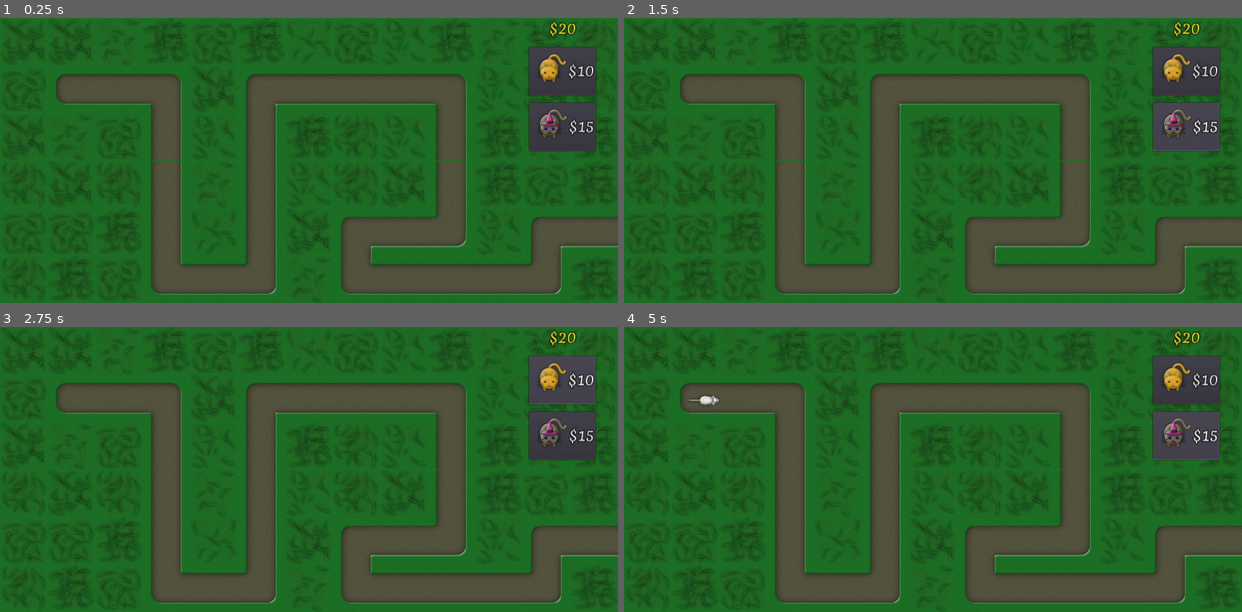
Above: before the commit, frames 1-4 (two rows, left to right).
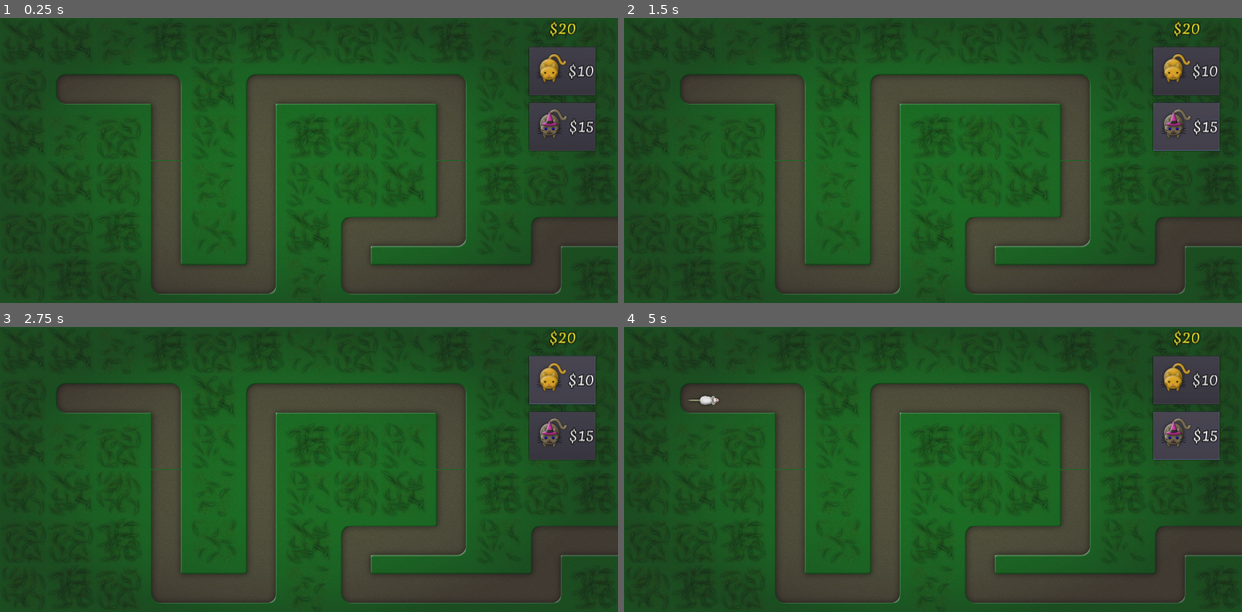
Above: after the commit, the same moments.

Repository: vibrunazo/godot-cats
Game: Godot game, scene res://scenes/Map.tscn
The game is run twice, just before and just after one commit, with the same random seed, the same clock (stepped at 60 frames per second) and the same inputs.
Inputs:
- Up to frame 1 (0.25 s): no input
- Up to frame 2 (1.5 s): click "$10" at 0.5 s; click "$15" at 1.25 s
- Up to frame 3 (2.75 s): click "$10" at 2 s
- Up to frame 4 (5 s): click "$15" at 2.75 s; click "$10" at 3.5 s; click "$15" at 4.25 s

The runs differ from the first frame. In frame 1, 25% of the frame differs, in the area x 0-100%, y 0-100%; in frame 2, 25%; in frame 3, 25%; in frame 4, 25%.

Commit message:
background radial overlay

Diff:
--- a/scenes/Map.tscn
+++ b/scenes/Map.tscn
@@ -1,10 +1,11 @@
-[gd_scene load_steps=9 format=2]
+[gd_scene load_steps=10 format=2]
 
 [ext_resource path="res://assets/terrain.png" type="Texture" id=1]
 [ext_resource path="res://resources/cats_theme.tres" type="Theme" id=2]
 [ext_resource path="res://scenes/Map.gd" type="Script" id=3]
 [ext_resource path="res://assets/cat01.png" type="Texture" id=4]
 [ext_resource path="res://assets/cat02.png" type="Texture" id=5]
+[ext_resource path="res://assets/bg-radial.png" type="Texture" id=7]
 
 [sub_resource type="TileSet" id=1]
 0/name = "grass"
@@ -76,6 +77,23 @@
 format = 1
 tile_data = PoolIntArray( 65537, 0, 131072, 65538, 0, 0, 65539, 0, 2, 65541, 0, 1, 65542, 0, 0, 65543, 0, 0, 65544, 0,  …(395 unchanged characters)…
 
+[node name="CanvasLayer" type="CanvasLayer" parent="."]
+layer = 0
+
+[node name="bg-radial" type="Sprite" parent="."]
+
+[node name="TextureRect" type="TextureRect" parent="bg-radial"]
+modulate = Color( 0.1, 0.02, 0.1, 0.313726 )
+anchor_right = 1.0
+anchor_bottom = 1.0
+margin_right = 1799.0
+margin_bottom = 999.0
+rect_min_size = Vector2( 2000, 1200 )
+mouse_filter = 2
+texture = ExtResource( 7 )
+expand = true
+stretch_mode = 2
+
 [node name="Path2D" type="Path2D" parent="."]
 position = Vector2( 128, 64 )
 curve = SubResource( 3 )
@@ -85,6 +103,7 @@
 autostart = true
 
 [node name="Cats" type="Node2D" parent="."]
+z_index = 10
 
 [node name="UI" type="CanvasLayer" parent="."]
 
Binary file added: assets/bg-radial.png
Not shown, added: assets/bg-radial.png.import
